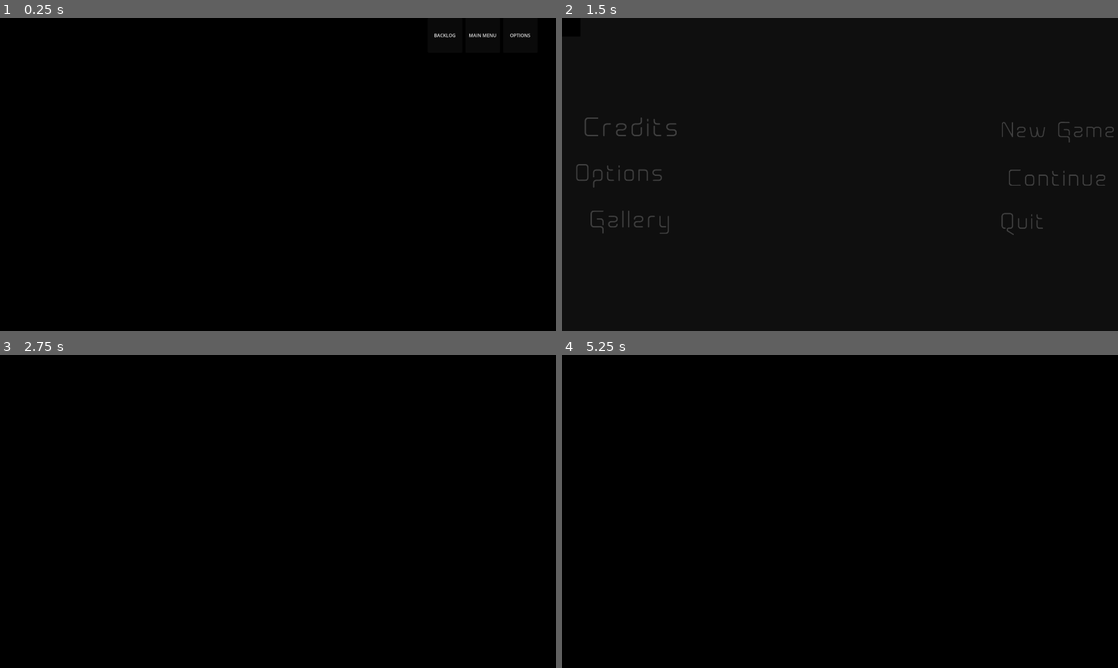
Above: before the commit, frames 1-4 (two rows, left to right).
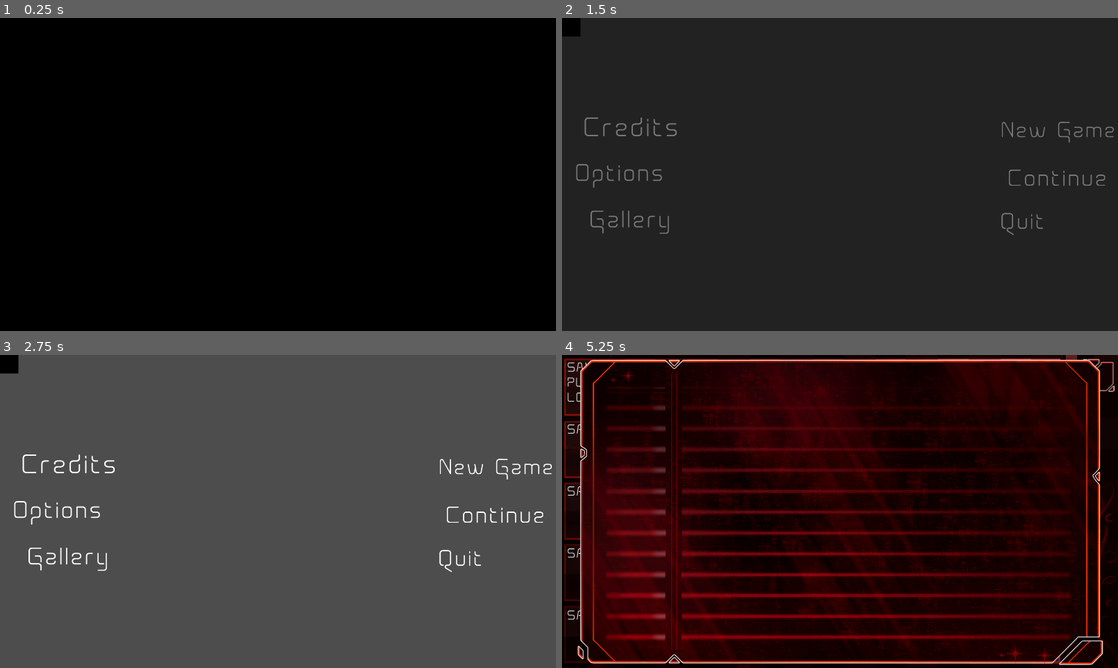
Above: after the commit, the same moments.

Repository: TomkoSK/Layers
Game: Godot game, scene res://BlackScene.tscn
Same seed, same stepped clock (60 frames per second), same inputs: the game is played once before the commit and once after it. Video files are missing from this copy of the repository; at most half a second of black plays in their place. Sound files missing from this copy of the repository are replaced by a short silence.
Inputs (mouse positions are in pixels of both pictures, inside the frame that each line leads up to):
- Up to frame 1 (0.25 s): no input
- Up to frame 2 (1.5 s): click (1045, 36) at 0.5 s, where only the run before the commit has a clickable "MAIN MENU"; click (1056, 130) at 1.25 s
- Up to frame 3 (2.75 s): click (494, 467) at 2 s
- Up to frame 4 (5.25 s): click (1095, 376) at 2.77 s; click (1056, 514) at 3.52 s; click (1095, 376) at 4.25 s; hold Up (ui_up) from 5.03 s (still down)

The runs differ from the first frame. In frame 1, 0.1% of the frame differs, in the area x 78-96%, y 4-7%; in frame 2, 1.2%; in frame 3, 100%, in the area x 0-100%, y 0-100%; in frame 4, 69%.
Error before the commit: Invalid assignment of property or key 'last_scene' with value of type 'String' on a base object of type 'Nil'. (res://Scripts/FileManager.gd:52)

Commit message:
Minor code cleanup main menu music is now started from the MainMenu.gd script instead of the MenuMusicPlayer.gd script so that the music always starts up after going to the menu, (even after pressing the main menu button from within the game,not just when you start the game)
MenuMusicPlayer.gd functions have been reworked to not have useless
functions, also added comments to the script

Diff:
--- a/Scripts/MainMenu.gd
+++ b/Scripts/MainMenu.gd
@@ -6,6 +6,7 @@
 	GlobalWorldEnvironment.environment.adjustment_brightness = settings.brightness#This sets the brightness to the settings value
 	AudioServer.set_bus_volume_db(1, linear_to_db(settings.music))
 	AudioServer.set_bus_volume_db(2, linear_to_db(settings.level))
+	MenuMusicPlayer.fadeIn(FileManager.load_settings().music, 2)# smooths out the music volume to start from 0 to the settings.music value in 2 seconds
 
 func _on_quit_button_pressed():
 	get_tree().quit()
--- a/Scripts/MenuMusicPlayer.gd
+++ b/Scripts/MenuMusicPlayer.gd
@@ -6,39 +6,27 @@
 var currentVolume = 0
 var changeTime = 1
 
-
-func _ready():
-	startSmooth(FileManager.load_settings().music, 2)# smooths out the music volume to start from 0 to the settings.music value in 2 seconds
-
-func startSmooth(linearVolume, time):
-	fadeIn(linearVolume, time)
-
-func start():
+func fadeIn(volume : float, time : float):#Makes the main menu music fade in from 0 to {volume} level of sound over {time} seconds
+	currentVolume = 0#current volume is changed because _physics_process() uses the variable
+	AudioServer.set_bus_volume_db(1, 0)#first sets the volume to 0
 	$AudioStreamPlayer.play()
-
-func stopSmooth(time):
-	fadeOut(time)
-
-func stop():
-	$AudioStreamPlayer.stop()
-
-func fadeIn(volume, time):
-	$AudioStreamPlayer.play()
-	AudioServer.set_bus_volume_db(1, linear_to_db(0))
-	volumeIncrement = volume*100
-	changeTime = time
+	volumeIncrement = volume*100#This sets how much the volume should be incremented by, its multiplied by 100 because in the
+	#_physics_process() func its multiplied by delta, resulting in a very small number. when it wasnt multiplied by 100 godot
+	#didnt register such a small number
+	changeTime = time#used in _process()
 	fadingIn = true
-	var t = Timer.new()
+	var t = Timer.new()#waits for {time} seconds
 	t.set_wait_time(changeTime)
 	self.add_child(t)
 	t.start()
 	await t.timeout
 	t.queue_free()
 	fadingIn = false
-	currentVolume = volumeIncrement
-	AudioServer.set_bus_volume_db(1, linear_to_db(currentVolume/100))
+	currentVolume = volumeIncrement#sets the volume to the exact volume given at the end in case there's some small inaccuracy
+	AudioServer.set_bus_volume_db(1, linear_to_db(currentVolume/100))#currentVolume gets divided by 100 because it was multiplied at the start
 
-func fadeOut(time):
+func fadeOut(time : float):#Smoothly drops the main menu music volume to 0
+	#basically the same as the function above
 	currentVolume = db_to_linear(AudioServer.get_bus_volume_db(1))*100
 	volumeIncrement = currentVolume
 	changeTime = time
@@ -50,17 +38,18 @@
 	await t.timeout
 	t.queue_free()
 	fadingOut = false
-	currentVolume = 0
-	AudioServer.set_bus_volume_db(1, linear_to_db(currentVolume/100))
+	currentVolume = 0#sets the current volume to 0 at the end instead
+	AudioServer.set_bus_volume_db(1, 0)
 	$AudioStreamPlayer.stop()
 
 func _physics_process(delta):
 	if(fadingIn):
-		currentVolume += volumeIncrement/changeTime*delta
-		AudioServer.set_bus_volume_db(1, linear_to_db(currentVolume/100))
+		currentVolume += volumeIncrement/changeTime*delta#increments the current volume if fading in
+		AudioServer.set_bus_volume_db(1, linear_to_db(currentVolume/100))#divided by a 100 because it was multiplied at the start
+		#1 is the index of the music audio bus
 	if(fadingOut):
-		currentVolume -= volumeIncrement/changeTime*delta
+		currentVolume -= volumeIncrement/changeTime*delta#decrements the current volume if fading out
 		AudioServer.set_bus_volume_db(1, linear_to_db(currentVolume/100))
 
 func _on_audio_stream_player_finished():
-	$AudioStreamPlayer.play()
+	$AudioStreamPlayer.play()#whenever the main menu music finishes it loops again
--- a/Scripts/SaveSlots.gd
+++ b/Scripts/SaveSlots.gd
@@ -53,12 +53,12 @@
 		if(file.playtime > 0):
 			FileManager.set_active_save_file(slot_number)
 			SceneManager.changeScene(file.last_scene, 1, 0.8, 1)
-			MenuMusicPlayer.stopSmooth(1)
+			MenuMusicPlayer.fadeOut(1)
 	elif(mode == "newgame"):
 		if(file.playtime == 0):
 			FileManager.set_active_save_file(slot_number)
 			SceneManager.changeScene("res://Scenes/PrologueScene.tscn", 1, 0.8, 1)
-			MenuMusicPlayer.stopSmooth(1)
+			MenuMusicPlayer.fadeOut(1)
 
 func format_playtime(seconds : int):
 	var string = "%sh %sm"#Just a gdscript format string
--- a/Scripts/SceneManager.gd
+++ b/Scripts/SceneManager.gd
@@ -15,7 +15,7 @@
 	bgSprite.position = Vector2(960, 540)#middle of the screen
 	bgSprite.z_index = -10#its literally the background so u know
 	self.add_child(bgSprite)
-	#changeScene("res://Scenes/MainMenu.tscn", 0.02, 0.5, 2)
+	changeScene("res://Scenes/MainMenu.tscn", 0.02, 0.5, 2)
 
 func openSettings():
 	var currentScene = get_tree().current_scene.scene_file_path
--- a/savefile1.tres
+++ b/savefile1.tres
@@ -5,4 +5,4 @@
 [resource]
 script = ExtResource("1_tjcqh")
 last_scene = "res://TestScenes/Test2.tscn"
-playtime = 95
+playtime = 106
